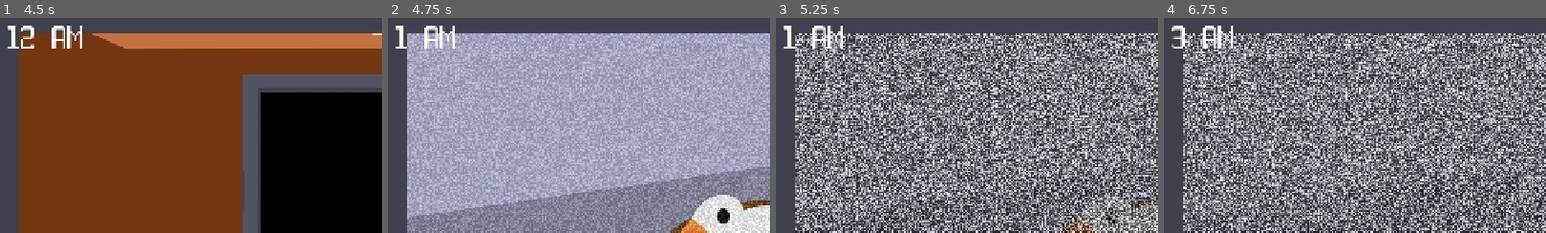
Above: before the commit, frames 1-4 (left to right).
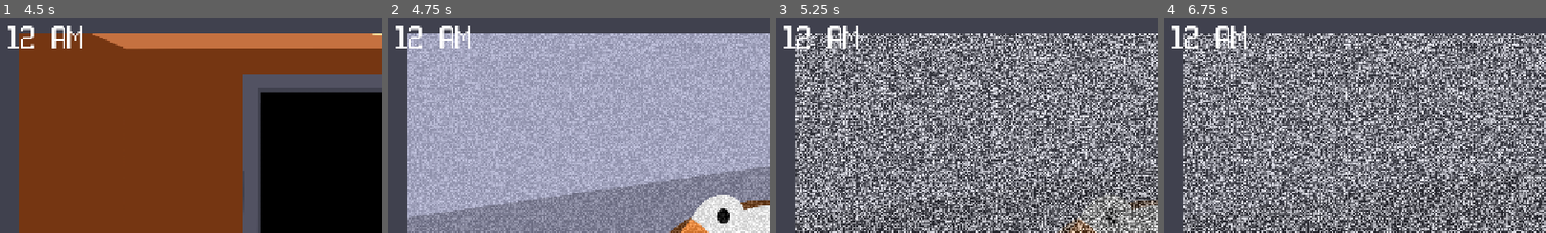
Above: after the commit, the same moments.

Repository: jillzilla/ONWAG
Game: Godot game, scene res://assets/scenes/title_screen.tscn
Same seed, same stepped clock (60 frames per second), same inputs: the game is played once before the commit and once after it.
Inputs (mouse positions are % of the whole screen's width and height, from its top left):
- Up to frame 1 (4.5 s): click "Play Game" at 0.5 s; tap Enter at 1.25, 2.75 s; move the mouse to (72, 45) at 1.27 s; tap Space at 2, 3.5 s; move the mouse to (30, 55) at 2.02 s; move the mouse to (60, 28) at 2.77 s; move the mouse to (45, 70) at 3.52 s; click (50, 91) at 4.25 s
- Up to frame 2 (4.75 s): no input
- Up to frame 3 (5.25 s): click "CAM A" at 5 s
- Up to frame 4 (6.75 s): click "CAM B" at 5.75 s; click "CAM C" at 6.5 s
The pictures show only the part of the screen within x 0-50%, y 2-52%; the shares and areas given below are measured in that part.

Frame 1 is identical in both runs. In frame 2, 0.9% of the frame differs, in the area x 5-22%, y 3-15%; in frame 3, 0.9%; in frame 4, 1.1%, in the area x 2-22%, y 3-15%.

Commit message:
small retouches and final game

Diff:
--- a/assets/classes/characters/character.gd
+++ b/assets/classes/characters/character.gd
@@ -28,6 +28,7 @@
 @export var jumpscare_sound : AudioStreamPlayer;
 
 @export var monitor_button : TextureButton;
+@export var music : AudioStreamPlayer;
 
 #functions
 func _ready() -> void:
@@ -59,6 +60,7 @@
 			_annoy_player();
 
 func _timer_kill_player_timeout() -> void:
+	music.stop();
 	if monitor_mechanic.isOpen:
 		monitor_mechanic._pull_down_monitor();
 	monitor_button.queue_free();
--- a/assets/scenes/gameplay.tscn
+++ b/assets/scenes/gameplay.tscn
@@ -2,6 +2,7 @@
 
 [ext_resource type="AudioStream" uid="uid://cjnowijf7msbk" path="res://assets/music/Préludes Book 1, L. 117 - Minstrels (Rake in The Lake).mp3" id="1_1pg7n"]
 [ext_resource type="Texture2D" uid="uid://cyadvusdxme4q" path="res://assets/images/office.png" id="1_n5x6c"]
+[ext_resource type="AudioStream" uid="uid://diav0jv4ej1pl" path="res://assets/sounds/jumpscare.ogg" id="2_kgr1o"]
 [ext_resource type="Texture2D" uid="uid://cbptkpln5alg5" path="res://assets/images/monitor_button.png" id="2_un4qs"]
 [ext_resource type="SpriteFrames" uid="uid://c7g7omeptbde0" path="res://assets/sprite_frames/monitor_sprite_frames.tres" id="3_17b01"]
 [ext_resource type="Texture2D" uid="uid://dptwybxhqt6ji" path="res://assets/images/cam1.png" id="3_fw4li"]
@@ -84,7 +85,7 @@
 
 [node name="Gameplay" type="Node" unique_id=1891329687]
 
-[node name="Goose" type="Node" parent="." unique_id=15845123 …(237 unchanged characters)… on", "jumpscare_sound", "monitor_button")]
+[node name="Goose" type="Node" parent="." unique_id=15845123 …(237 unchanged characters)… on", "jumpscare_sound", "monitor_button", "music")]
 script = ExtResource("14_br2i6")
 time_mechanic = NodePath("../TimeMechanic")
 knife = NodePath("../HUD/CameraScreen/CameraC/Knife")
@@ -111,6 +112,7 @@
 jumpscare_animation = NodePath("../Goose_Jumpscare/AnimationPlayer")
 jumpscare_sound = NodePath("Jumpscare_Sound")
 monitor_button = NodePath("../HUD/MonitorButton")
+music = NodePath("../Music")
 metadata/_custom_type_script = "uid://jvpnih3sf8he"
 
 [node name="Timer_Movement" type="Timer" parent="Goose" unique_id=710525424]
@@ -118,10 +120,11 @@
 one_shot = true
 
 [node name="Timer_Kill_Player" type="Timer" parent="Goose" unique_id=803407839]
-wait_time = 5.0
+wait_time = 6.5
 one_shot = true
 
 [node name="Jumpscare_Sound" type="AudioStreamPlayer" parent="Goose" unique_id=2140100615]
+stream = ExtResource("2_kgr1o")
 
 [node name="MonitorMechanic" type="Node" parent="." unique_id=1541293040 node_paths=PackedStringArray("button", "monitor", "screen", "monitor_on_sound", "monitor_off_sound")]
 script = ExtResource("10_qk4f4")
@@ -177,6 +180,7 @@
 metadata/_custom_type_script = "uid://cqwa8lsfnhn74"
 
 [node name="Timer_Time" type="Timer" parent="TimeMechanic" unique_id=1828914341]
+wait_time = 15.0
 
 [node name="Office" type="Sprite2D" parent="." unique_id=1737180643]
 texture = ExtResource("1_n5x6c")
Not shown, added: assets/sounds/jumpscare.ogg.import
Not shown, added: assets/sounds/jumpscare.ogg
